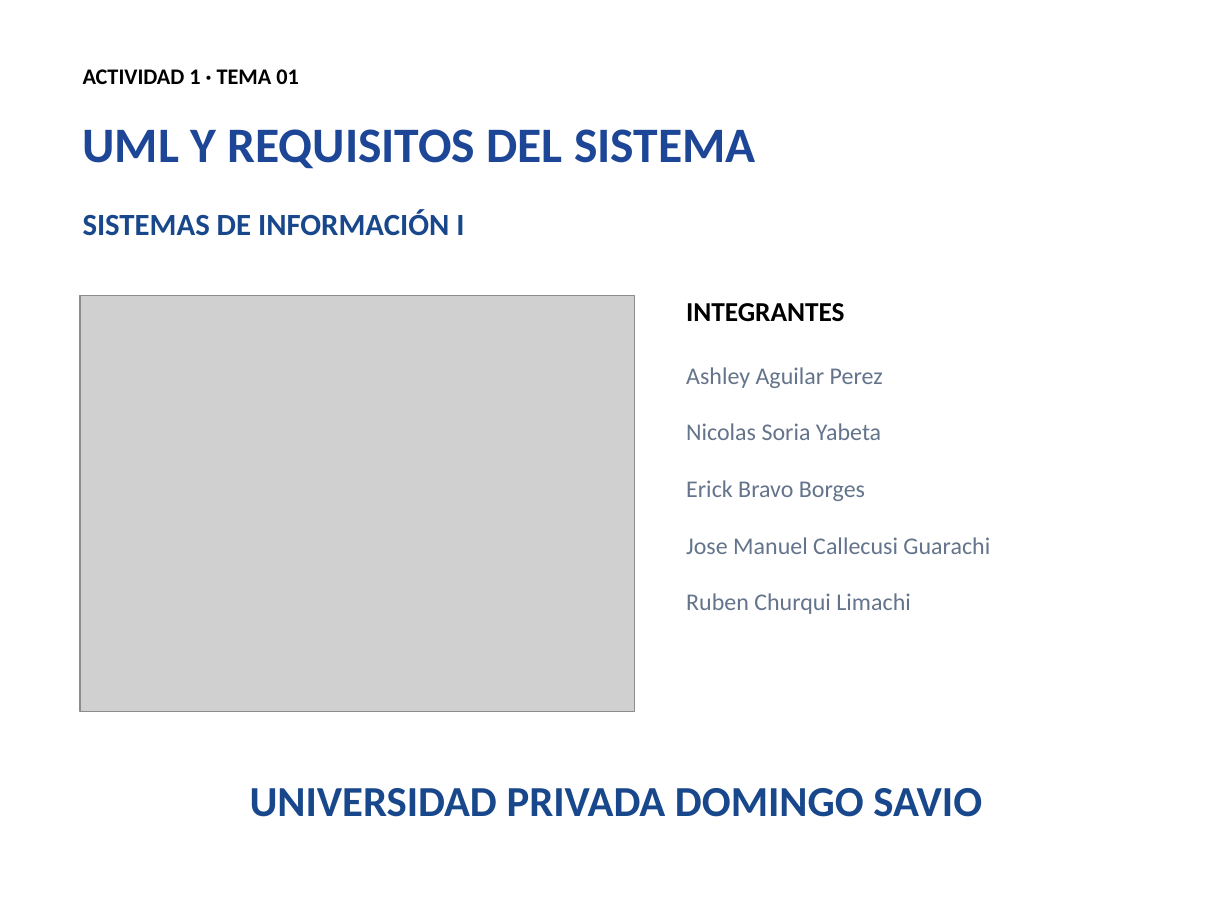
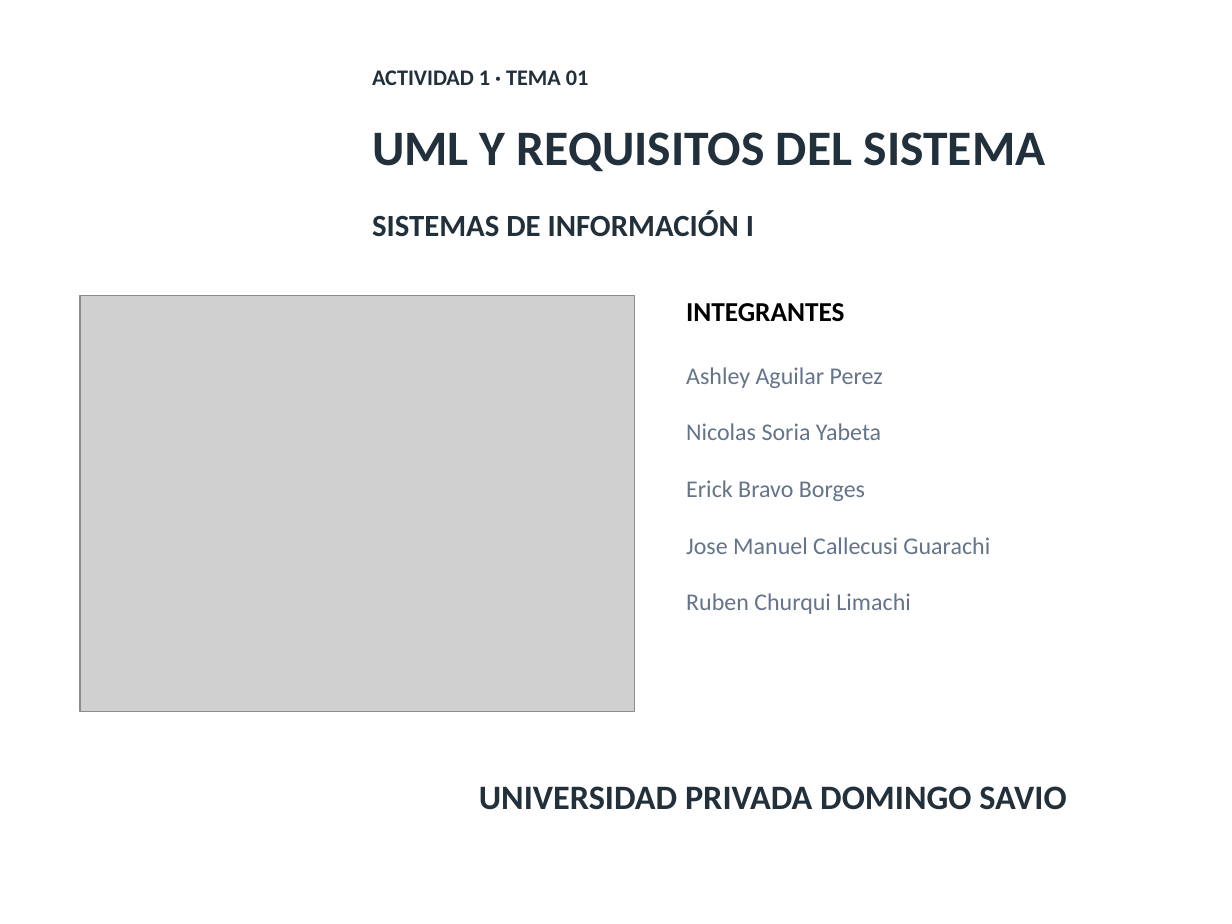
Before and after one commit to erickbravob/sistemas-informacion-i, a slide deck: slide 1 of materiales/actividad-1/tema-01-uml-requisitos-v23.pptx. Drawn at 1232x924 pixels with LibreOffice and Linux fonts; fonts in the diff are those of the drawing; grey boxes stand for pictures; background and template pictures are left out. Boxes give left, top, right and bottom in pixels: in the first picture for what was removed or moved away, otherwise in the second. Text is boxed around its words. In the diff, an @@ line names an element or a change of style, - is before the commit and + after.

```diff
--- a/materiales/actividad-1/tema-01-uml-requisitos-v23.pptx
+++ b/materiales/actividad-1/tema-01-uml-requisitos-v23.pptx
@@ text "ACTIVIDAD 1 · TEMA 01": place and size @@
-text "ACTIVIDAD 1 · TEMA 01" at bbox=[83, 69, 299, 84]
+text "ACTIVIDAD 1 · TEMA 01" at bbox=[372, 70, 589, 85]
@@ text "ACTIVIDAD 1 · TEMA 01" at bbox=[372, 70, 589, 85]: text colour #000000 to #22303C @@
@@ text "UML Y REQUISITOS DEL SISTEMA": place and size @@
-text "UML Y REQUISITOS DEL SISTEMA" at bbox=[83, 129, 756, 169]
+text "UML Y REQUISITOS DEL SISTEMA" at bbox=[372, 132, 1046, 172]
@@ text "UML Y REQUISITOS DEL SISTEMA" at bbox=[372, 132, 1046, 172]: text colour #1D4696 to #22303C @@
@@ text "SISTEMAS DE INFORMACIÓN I": place and size @@
-text "SISTEMAS DE INFORMACIÓN I" at bbox=[83, 209, 464, 236]
+text "SISTEMAS DE INFORMACIÓN I" at bbox=[372, 210, 754, 237]
@@ text "SISTEMAS DE INFORMACIÓN I" at bbox=[372, 210, 754, 237]: text colour #18488B to #22303C @@
@@ text "UNIVERSIDAD PRIVADA DOMINGO SAVIO": place and size @@
-text "UNIVERSIDAD PRIVADA DOMINGO SAVIO" at bbox=[250, 788, 982, 817]
+text "UNIVERSIDAD PRIVADA DOMINGO SAVIO" at bbox=[479, 786, 1066, 810]
@@ text "UNIVERSIDAD PRIVADA DOMINGO SAVIO" at bbox=[479, 786, 1066, 810]: size 25 to 20 pt, text colour #18488B to #22303C @@
```
Also in this commit, not shown: 4 other slides changed, 1 slide added, 7 other files.
